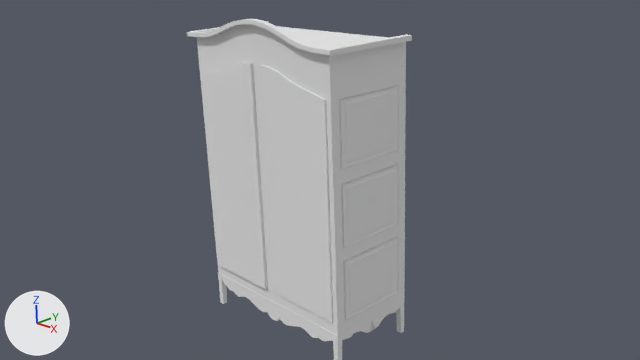
Renders of the Blender file Assets/models/floor_2/bedroom_n_w/wardrobe01/wardrobe01i.blend from each side of a commit.
The view is the same before and after, from the file's camera 'Camera'. Arrows for +X, +Y and +Z are at lower left; the lights stay in place.

Script lines for the objects in view, before the commit:
```python
me_cube_011 = bpy.data.meshes.new('Cube.011')
me_cube_011.from_pydata(...)  # 28 vertices, 26 faces; spans x 0.0..0.88, y -0.04..0.04, z -0.62..1.15
me_cube_011.materials.append(mat_cabinet01)  # its picture is missing
me_mesh = bpy.data.meshes.new('Mesh')
me_mesh.from_pydata(...)  # 290 vertices, 430 faces; spans x -1.97..1.97, y -0.22..0.23, z 0.0..0.05
me_mesh.materials.append(mat_cabinet01)  # its picture is missing
me_plane_008 = bpy.data.meshes.new('Plane.008')
me_plane_008.from_pydata(...)  # 28 vertices, 26 faces; spans x -1.0..1.0, y -1.0..1.0, z 0.0..0.04
me_plane_008.materials.append(mat_cabinet01)  # its picture is missing
ob_bottom_trim_front = bpy.data.objects.new('bottom_trim_front', me_mesh)
ob_bottom_trim_front.parent = ob_base
ob_bottom_trim_front.matrix_parent_inverse = Matrix(((0.5, 0.0, 0.0, 0.0), (0.0, 1.0, 0.0, 0.0), (0.0, 0.0, 0.364, -1.144), (0.0, 0.0, 0.0, 1.0)))
ob_bottom_trim_front.location = (0.0, -1.008, 0.177)
ob_bottom_trim_front.rotation_euler = (-1.571, 0.0, 0.0)  # degrees (-90, 0, 0)
ob_door_left = bpy.data.objects.new('door_left', me_cube_011)
ob_door_left.location = (-1.89, -1.03, 2.76)
ob_door_left.rotation_euler = (0.0, -3.142, 0.0)  # degrees (0, -180, 0)
ob_door_left.scale = (-2.0, -1.0, -2.75)
ob_right_trim_top = bpy.data.objects.new('right_trim_top', me_plane_008)
ob_right_trim_top.parent = ob_base
ob_right_trim_top.matrix_parent_inverse = Matrix(((0.5, 0.0, 0.0, 0.0), (0.0, 1.0, 0.0, 0.0), (0.0, 0.0, 0.364, -1.144), (0.0, 0.0, 0.0, 1.0)))
ob_right_trim_top.location = (1.97, 0.0, 4.419)
ob_right_trim_top.rotation_euler = (0.0, 1.571, 0.0)  # degrees (0, 90, 0)
ob_right_trim_top.scale = (0.65, 0.8, 1.0)
# also in view: 'door_right' at (1.0, -0.99, 3.48); 'top_trim_front' at (0.0, -1.06, 6.52); 'top_trim_right' at (2.09, -0.02, 6.33); 'bottom_trim_right' at (1.98, -0.01, 0.63); 'base' at (0.0, 0.0, 3.75)
```
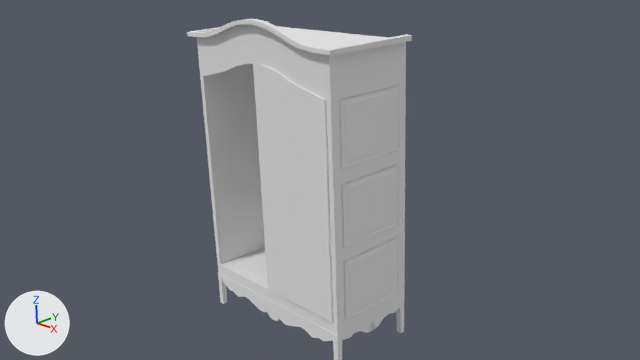
Where the change shows, as pixel boxes [x1, y1, x2, y2] in the pictures (640 x 360 px):
'door_left', deleted: before [201, 63, 268, 289]

Patch to the scene script:
```diff
--- a/Assets/models/floor_2/bedroom_n_w/wardrobe01/wardrobe01i.blend.py
+++ b/Assets/models/floor_2/bedroom_n_w/wardrobe01/wardrobe01i.blend.py
@@ ob_door_left @@
-ob_door_left = bpy.data.objects.new('door_left', me_cube_011)
-ob_door_left.location = (-1.89, -1.03, 2.76)
-ob_door_left.rotation_euler = (0.0, -3.142, 0.0)  # degrees (0, -180, 0)
-ob_door_left.scale = (-2.0, -1.0, -2.75)
```
